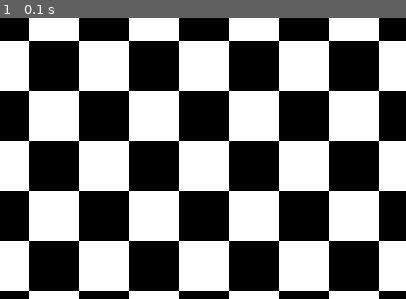
Above: before the commit, frame 1.
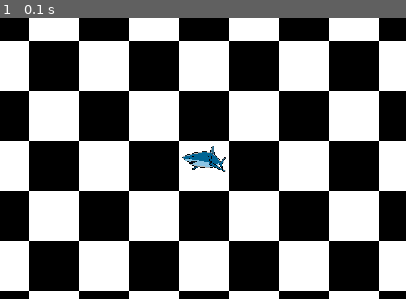
Above: after the commit, the same moment.

Repository: Khadaassi/Simplon_Wa-tor
Game: pygame game, started from display_test1.py
Same seed, same stepped clock (60 frames per second), same inputs: the game is played once before the commit and once after it.
Inputs:
- Up to frame 1 (0.1 s): no input
The pictures show only the part of the screen within x 22-72%, y 6-56%; the shares and areas given below are measured in that part.

The runs differ from the first frame. In frame 1, 0.5% of the frame differs, in the area x 44-56%, y 45-55%.

Commit message:
place a mini shark in screen

Diff:
--- a/display_test1.py
+++ b/display_test1.py
@@ -27,6 +27,21 @@
 x_cell_length= (table_width)//x_length
 y_cell_length = (table_heigth)//y_length
 
+x_test_image = 8
+y_test_image = 4
+shark_image = pygame.image.load("Shark_image_1.png")
+proportions = shark_image.get_width() / shark_image.get_height()
+
+min_size = min(x_cell_length, y_cell_length)
+shark_width = min_size
+shark_height = int(min_size/proportions)
+
+shark_image_resized = pygame.transform.scale( shark_image, [shark_width, shark_height])
+
+shark_image_x = border_length + (x_test_image-1) * x_cell_length
+shark_image_y = border_length + (y_test_image-1) * y_cell_length
+
+
 start_button = dis_fun.user_button("Start",
     window_width-3*(buttons_height+2*border_length) ,
     window_heigth- buttons_height-border_length,
@@ -42,6 +57,8 @@
     window_heigth- buttons_height-border_length,
     buttons_length,
     buttons_height)
+
+
 
 while running:
     # poll for events
@@ -65,10 +82,15 @@
     for x_index in range(0,x_length):
         for y_index in range(0,y_length):
             case_color = white_color if (x_index+y_index)%2==0 else black_color
-            position_x = 50 + x_index*x_cell_length
-            position_y = 50 + y_index*y_cell_length
+            position_x = border_length + x_index*x_cell_length
+            position_y = border_length + y_index*y_cell_length
 
             pygame.draw.rect(screen,case_color,[position_x,position_y,x_cell_length,y_cell_length])
+
+    screen.blit(shark_image_resized,
+                (shark_image_x,shark_image_y))
+
+                # [position_x,position_y,500, 500])
 
     start_button.show(screen)
     pause_button.show(screen)
